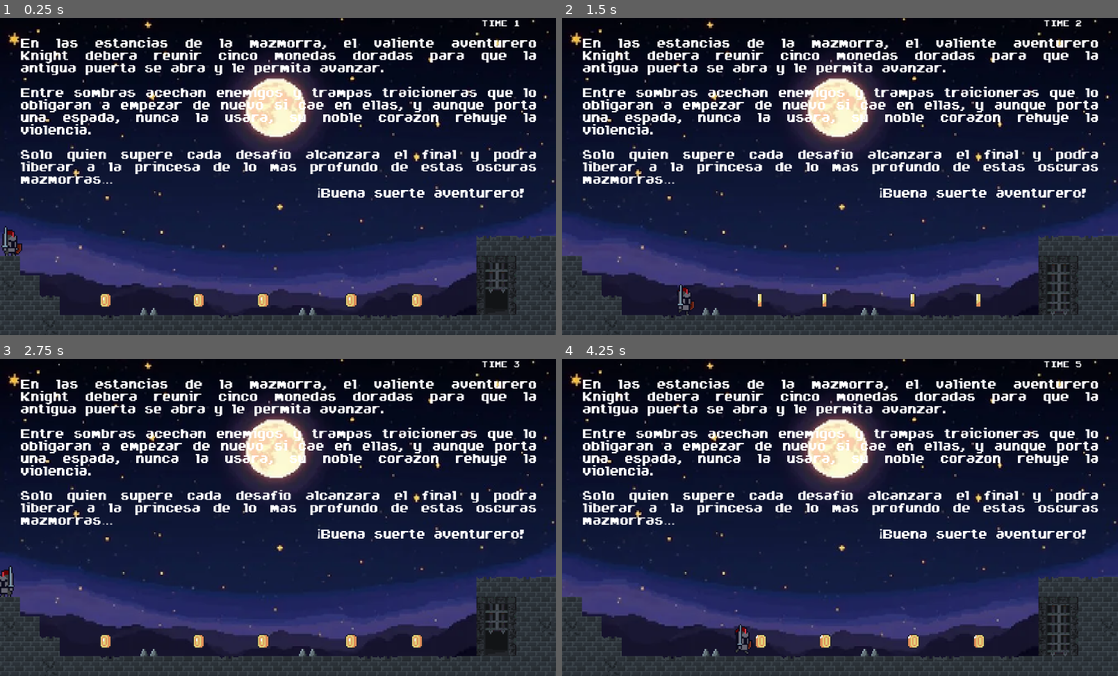
Above: before the commit, frames 1-4 (two rows, left to right).
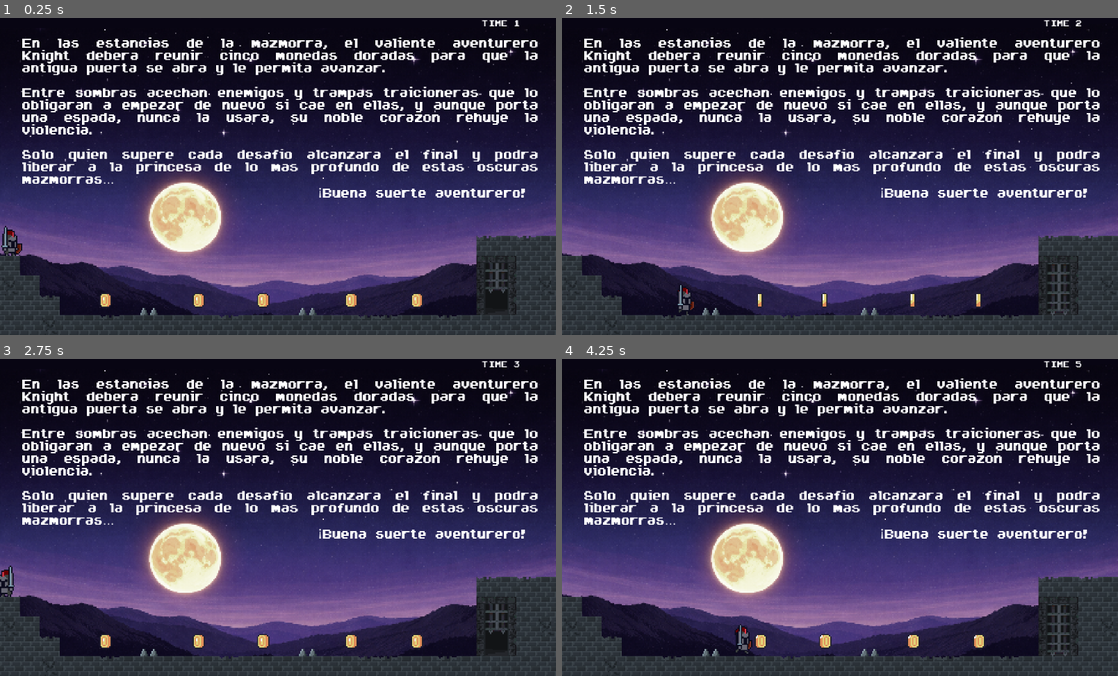
Above: after the commit, the same moments.

Repository: rubengm82/knight-hop
Game: Godot game, scene res://src/stages/main_scene.tscn
The game is run twice, just before and just after one commit, with the same random seed, the same clock (stepped at 60 frames per second) and the same inputs. Sound files missing from this copy of the repository are replaced by a short silence.
Inputs:
- Up to frame 1 (0.25 s): no input
- Up to frame 2 (1.5 s): hold Right (move_right) from 0.53 s (still down); tap N (next_level, bound only after the commit) at 0.6, 1.35 s; tap Space (move_jump) at 0.77 s
- Up to frame 3 (2.75 s): tap Space (move_jump) at 1.52 s; release Right (move_right) at 2.03 s; hold Left (move_left) from 2.03 s (still down); tap N (next_level, bound only after the commit) at 2.1 s
- Up to frame 4 (4.25 s): release Left (move_left) at 2.78 s; hold Right (move_right) from 2.78 s (still down); tap N (next_level, bound only after the commit) at 2.85, 3.6 s; tap Space (move_jump) at 3.02, 3.77 s

The runs differ from the first frame. In frame 1, 44% of the frame differs, in the area x 0-100%, y 0-95%; in frame 2, 45%; in frame 3, 45%; in frame 4, 45%.

Commit message:
Version Final de la stage_01 con musica incluida

Diff:
--- a/project.godot
+++ b/project.godot
@@ -53,6 +53,11 @@
 , Object(InputEventJoypadButton,"resource_local_to_scene":false,"resource_name":"","device":-1,"button_index":14,"pressure":0.0,"pressed":true,"script":null)
 ]
 }
+next_level={
+"deadzone": 0.2,
+"events": [Object(InputEventKey,"resource_local_to_scene":false,"resource_name":"","device":-1,"window_id":0,"alt_pressed":false,"shift_pressed":false,"ctrl_pressed":false,"meta_pressed":false,"pressed":false,"keycode":0,"physical_keycode":78,"key_label":0,"unicode":110,"location":0,"echo":false,"script":null)
+]
+}
 
 [layer_names]
 
--- a/src/stages/stage_01.tscn
+++ b/src/stages/stage_01.tscn
@@ -2,8 +2,8 @@
 
 [ext_resource type="PackedScene" uid="uid://bykwtetbrnnv0" path="res://src/items/coin.tscn" id="1_gitgc"]
 [ext_resource type="PackedScene" uid="uid://ci2of6nhbsiik" path="res://src/knight/knight.tscn" id="1_nlesd"]
-[ext_resource type="AudioStream" uid="uid://djovpchpfe5d3" path="res://assets/sfx/music/music.ogg" id="2_35fhi"]
 [ext_resource type="PackedScene" uid="uid://cq0jnaj0mj8ox" path="res://src/items/door.tscn" id="2_cxpi2"]
+[ext_resource type="AudioStream" uid="uid://bpx8lf8tbdt0u" path="res://assets/sfx/music/presentacion.ogg" id="2_migh0"]
 [ext_resource type="Texture2D" uid="uid://c6yyab7jlatkv" path="res://assets/graphics/images/bg_tutorial_01.png" id="3_migh0"]
 [ext_resource type="Script" uid="uid://cvann72jpc3fs" path="res://src/stages/stage_controller.gd" id="3_script"]
 [ext_resource type="TileSet" uid="uid://bvrgf04g7ko8p" path="res://assets/graphics/tilesets/dungeon_01.tres" id="6_aqq7q"]
@@ -13,7 +13,7 @@
 script = ExtResource("3_script")
 
 [node name="AudioBG_music" type="AudioStreamPlayer" parent="." unique_id=558959499]
-stream = ExtResource("2_35fhi")
+stream = ExtResource("2_migh0")
 autoplay = true
 parameters/looping = true
 
@@ -47,9 +47,9 @@
 position = Vector2(8, 192)
 
 [node name="Label_Historia" type="Label" parent="." unique_id=600802905]
-offset_left = 17.0
+offset_left = 18.0
 offset_top = 16.0
-offset_right = 433.0
+offset_right = 434.0
 offset_bottom = 357.0
 theme_override_constants/line_spacing = 0
 theme_override_fonts/font = ExtResource("8_migh0")
Binary file changed: assets/graphics/images/bg_tutorial_01.png
Not shown, added: assets/sfx/music/presentacion.ogg.import
Not shown, added: assets/sfx/music/presentacion.ogg
